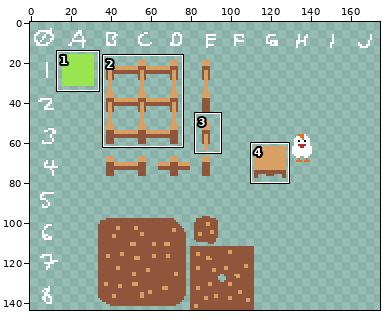
File history of a sprite sheet, art/egg-tileset/egg-tileset.png. Above: a wide view before the commit, with the close-up outlined.
Close-up. As it was:
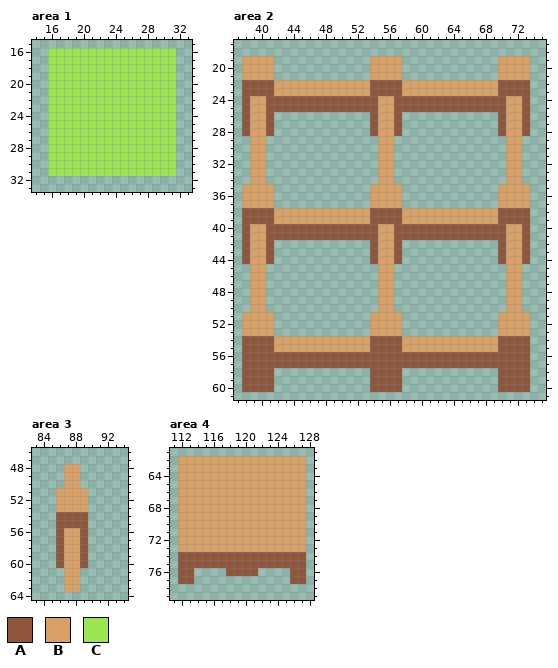
The file is 176x144 pixels. Shown: area 1: x 14..33, y 15..33; area 2: x 37..75, y 17..61; area 3: x 83..94, y 46..64; area 4: x 111..128, y 61..79. The wide view leaves out empty margins. The commit also changed other parts of the picture, which this record leaves out.
Palette (. is transparent): A #8f563b  B #d9a066  C #99e550
After the commit:
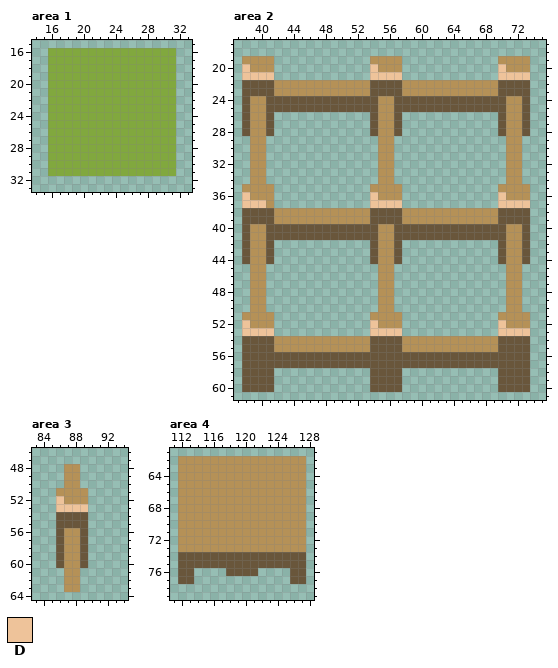
Colours new in this view: D #eec39a
The edit:
Colour A changes from #8f563b to #69563b.
Colour B changes from #d9a066 to #b59157.
Colour C changes from #99e550 to #81a83e.
Area 2:
Colour B gives way to colour D in row 20 at x 38, 54 and 70; in row 21 at x 38 to 41, 54 to 57 and 70 to 73; in row 36 at x 38, 54 and 70; in row 37 at x 38 to 40, 54 to 57 and 70 to 73; in row 52 at x 38, 54 and 70; in row 53 at x 38 to 41, 54 to 57 and 70 to 73.
Area 3:
Colour B gives way to colour D in row 52 at x 86; in row 53 at x 86 to 89.
Boxes around the changes in both close-ups, in picture pixels (x1, y1, x2, y2):
changed: (48, 48, 176, 176)
changed: (242, 56, 530, 392)
changed: (56, 464, 88, 592)
changed: (178, 456, 306, 584)
